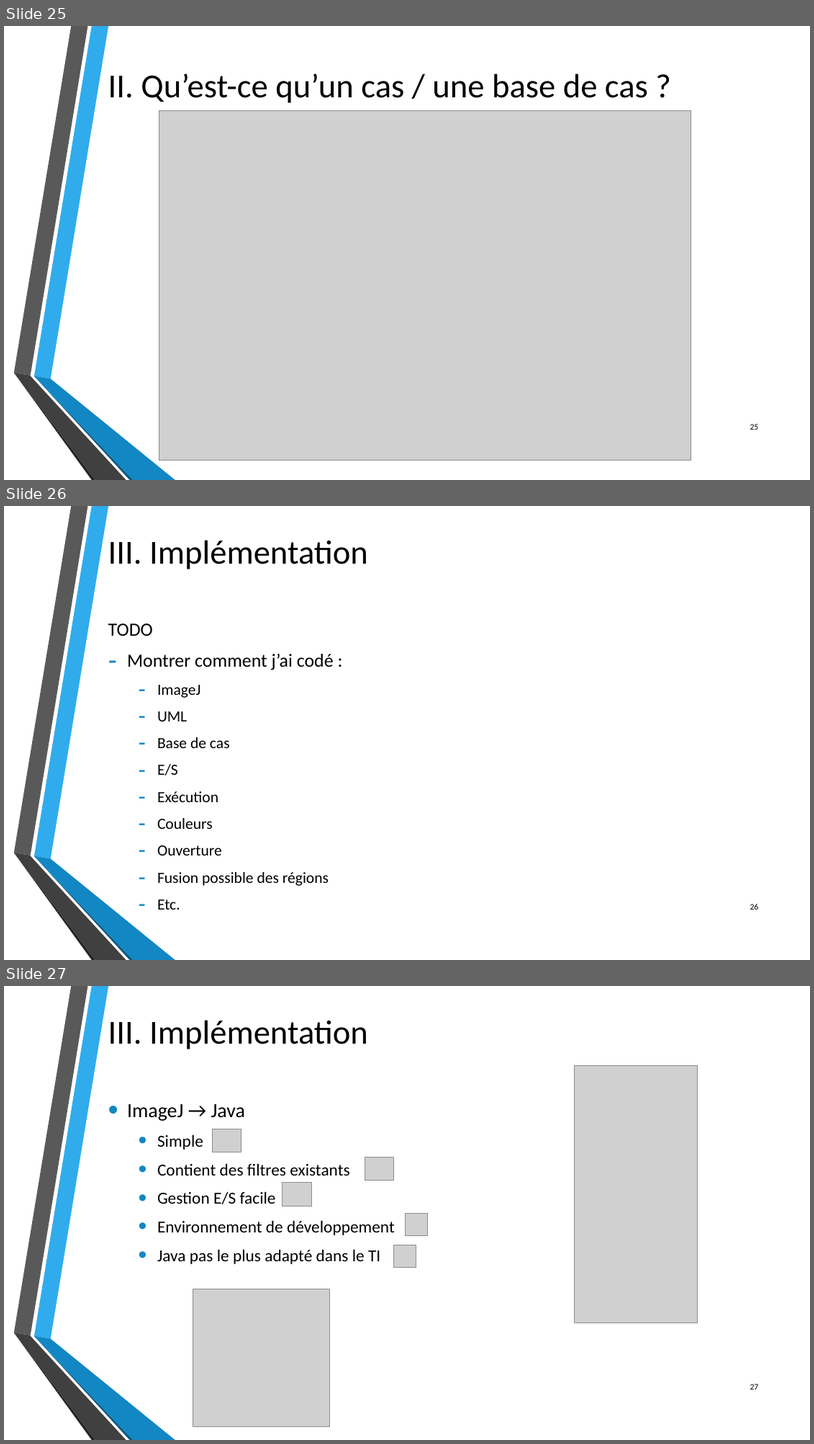
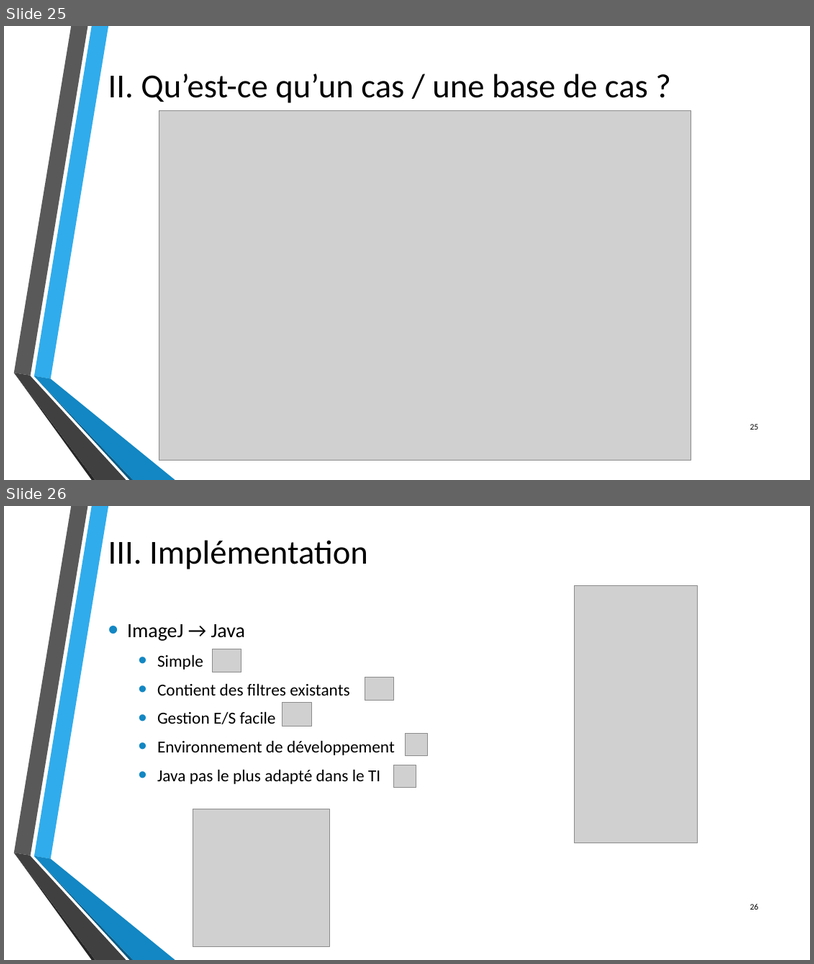
Before and after one commit to byZipo/Dossiers-Stage, a slide deck: Travail_realise/Presentations/Utilisation_du_RaPC_pour_la_segmentation_d_images.pptx. Shown one above the other, each under a label of ours: slides 25, 26 and 27 before the commit, slides 25 and 26 after it. The pictures are 814x1444 and 814x964 pixels, drawn with LibreOffice and Linux fonts; fonts in the diff are those of the drawing; grey boxes stand for pictures; background and template pictures are left out. Boxes give left, top, right and bottom in pixels: in the first picture for what was removed or moved away, otherwise in the second. Text is boxed around its words. In the diff, an @@ line names an element or a change of style, - is before the commit and + after.

```diff
--- a/Travail_realise/Presentations/Utilisation_du_RaPC_pour_la_segmentation_d_images.pptx
+++ b/Travail_realise/Presentations/Utilisation_du_RaPC_pour_la_segmentation_d_images.pptx
@@ slide 26 removed at [4, 506, 810, 960], background picture (left out); not listed: 6 template elements that a slide beside it also shows @@
@@ title removed at [108, 540, 368, 569] @@
-III. Implémentation
@@ text removed at [108, 623, 334, 909] @@
-TODO
-– Montrer comment j’ai codé :
-  – ImageJ
-  – UML
-  – Base de cas
-  – E/S
-  – Exécution
-  – Couleurs
-  – Ouverture
-  – Fusion possible des régions
-  – Etc.
@@ page number removed at [751, 903, 759, 909] @@
-26
@@ what was slide 27 is now slide 26 @@
@@ page number at [751, 903, 759, 909]: text changed @@
-27
+26
```
Also in this commit, not shown: 1 slide changed, 1 slide added, 1 other slide removed, 2 other files.
